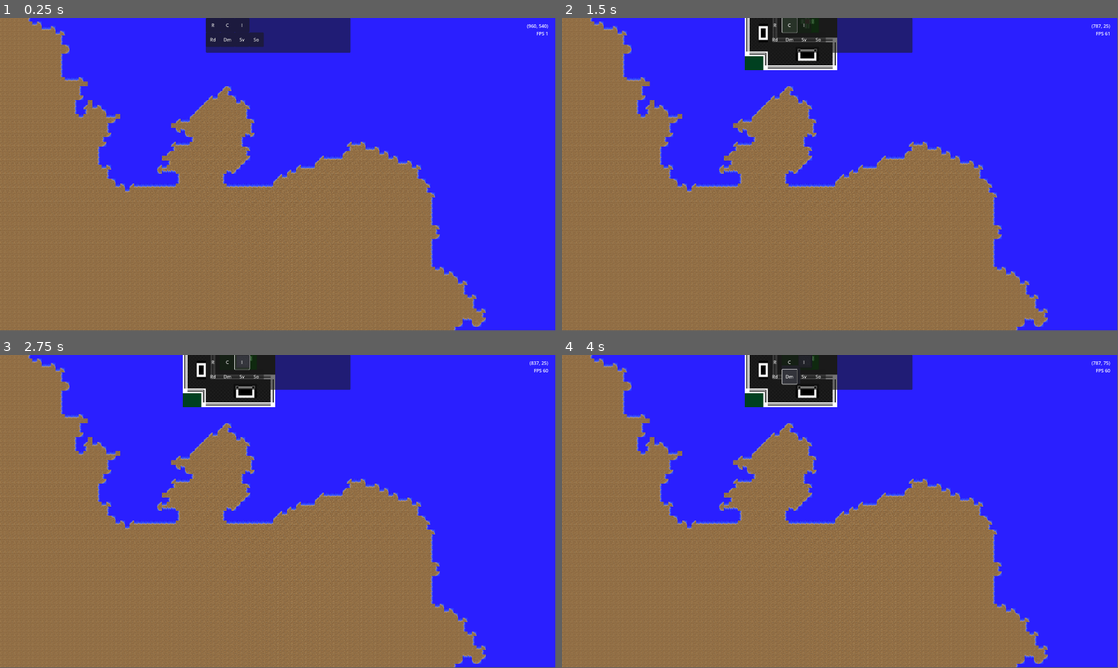
Above: before the commit, frames 1-4 (two rows, left to right).
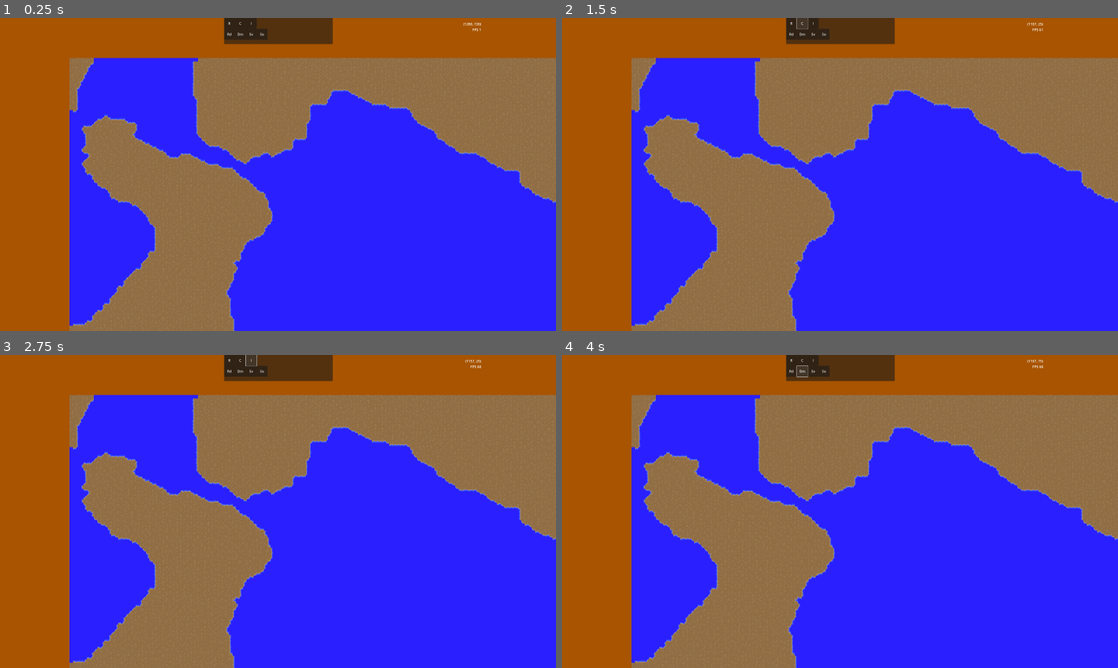
Above: after the commit, the same moments.

Repository: ahakkar/ACSIM
Game: Godot game, scene res://scenes/Main.tscn
The game is run twice, just before and just after one commit, with the same random seed, the same clock (stepped at 60 frames per second) and the same inputs.
Inputs:
- Up to frame 1 (0.25 s): no input
- Up to frame 2 (1.5 s): click "R" at 0.5 s; click "C" at 1.25 s
- Up to frame 3 (2.75 s): click "I" at 2 s
- Up to frame 4 (4 s): click "Rd" at 2.75 s; click "Dm" at 3.5 s
The window is 799x449 before the commit and 800x450 after it. Grey fills any space a smaller window leaves; there, only what the larger window draws over its background counts as a difference.

The runs differ from the first frame. In frame 1, 68% of the frame differs, in the area x 0-100%, y 0-100%; in frame 2, 68%; in frame 3, 68%; in frame 4, 68%.

Commit message:
refactor worldgen to class, make worldgen functional

Diff:
--- a/scenes/Main.tscn
+++ b/scenes/Main.tscn
@@ -462,7 +462,14 @@
 
 [sub_resource type="TileSetAtlasSource" id="TileSetAtlasSource_hwjm3"]
 texture = ExtResource("5_bqev6")
+0:0/next_alternative_id = 4
 0:0/0 = 0
+0:0/1 = 1
+0:0/1/flip_h = true
+0:0/2 = 2
+0:0/2/flip_v = true
+0:0/3 = 3
+0:0/3/transpose = true
 1:0/0 = 0
 2:0/0 = 0
 3:0/0 = 0
@@ -1514,7 +1521,6 @@
 offset_bottom = 256.0
 horizontal_alignment = 2
 
-[connection signal="set_camera_position" from="World" to="World/CameraZoom2D" method="_on_world_set_camera_position"]
 [connection signal="button_pressed" from="UILayer/Control" to="World" method="_on_control_button_pressed"]
 [connection signal="pressed" from="UILayer/Control/ConstructionPanel/button_residental" to="UILayer/Control" method="_on_button_residental_pressed"]
 [connection signal="pressed" from="UILayer/Control/ConstructionPanel/button_commercial" to="UILayer/Control" method="_on_button_commercial_pressed"]
--- a/scripts/Globals.gd
+++ b/scripts/Globals.gd
@@ -2,6 +2,16 @@
 # of a million files. So you can adjust them easily from one place if needed.
 
 extends Node
+
+enum {TILE_WATER, TILE_TERRAIN, TILE_FOREST, TILE_BOG}
+
+func are_coords_valid(value:int, bounds:Vector2i, errmsg:String) -> bool:
+	if bounds.x > value or value > bounds.y:
+		errmsg = errmsg % [value, bounds.x, bounds.y]
+		push_error(errmsg)
+		return false
+
+	return true
 
 var world_map: TileMap
 var map_image_size:Vector2i
--- a/scripts/Main.gd
+++ b/scripts/Main.gd
@@ -6,25 +6,28 @@
 # - Then click and drag to draw the lines of grey cubes.
 # - etc.
 
+class_name Main
 extends Node
 
 # The idea is for the user to be able to choose the map from GUI later
-var map_file_name: String = "res://maps/tampere_200px_crop.png"
+var map_filename: String = "res://maps/tampere_10x10km_1000px.png"
+var _world := World.new()
+var _world_generator := WorldGeneration.new()
 
 func _init():
 	DisplayServer.window_set_size(
-		Vector2i(Globals.DEFAULT_X_RES, Globals.DEFAULT_Y_RES)
+		#Vector2i(Globals.DEFAULT_X_RES, Globals.DEFAULT_Y_RES)
+		Vector2i(2560,1440)
 	)
 
 # Called when the node enters the scene tree for the first time.
 func _ready():
-	Globals.world_map = get_node("World")
-	if !Globals.world_map:
+	if !_world:
 		push_error(Globals.ERROR_MAKING_WORLD_INSTANCE)
 		quit_game()
 
 	# generate terrain. quit game if generation fails.
-	if !Globals.world_map.generate_terrain(map_file_name):
+	if !_world_generator.generate_world(map_filename):
 		push_error(Globals.ERROR_WHILE_GENERATING_MAP)
 		quit_game()
 
--- a/scripts/World.gd
+++ b/scripts/World.gd
@@ -1,12 +1,13 @@
+class_name World
 extends TileMap
-
-signal set_camera_position(pos:Vector2)
 
 var has_placeable_building: bool = false
 var building
 var building_type: String
 var scene
-var image:Image = Image.new()
+
+func _init():
+	Globals.world_map = self
 
 # Called when the node enters the scene tree for the first time.
 func _ready():
@@ -57,7 +58,7 @@
 	self.building_type = type
 
 	# create new building, in Building node it is attached to mouse cursor
-	var building_properties = get_building_properties()
+	#var building_properties = get_building_properties()
 	scene = load(Globals.SCENE_PATH + "Building.tscn")
 	building = scene.instantiate()
 	#building.set_cell(0, Vector2i(0,0), building_properties[0], building_properties[1], 0)
@@ -79,25 +80,17 @@
 func calculate_grid_coordinates(map_position: Vector2) -> Vector2:
 	return (map_position).floor()
 
-func are_coords_valid(value:int, bounds:Vector2i, errmsg:String) -> bool:
-	if bounds.x > value or value > bounds.y:
-		errmsg = errmsg % [value, bounds.x, bounds.y]
-		push_error(errmsg)
-		return false
-
-	return true
-
 func place_building_to_map():
 	var building_properties = get_building_properties()
 	var tile_on_mouse = local_to_map(get_global_mouse_position())
 
-	if !are_coords_valid(
+	if !Globals.are_coords_valid(
 		tile_on_mouse.y,
 		Vector2i(0, Globals.map_image_size.y),
 		Globals.ERROR_TILE_Y_COORDS_OUT_OF_BOUNDS
 	):
 		return false
-	elif !are_coords_valid(
+	elif !Globals.are_coords_valid(
 		tile_on_mouse.x,
 		Vector2i(0, Globals.map_image_size.x),
 		Globals.ERROR_TILE_X_COORDS_OUT_OF_BOUNDS
@@ -105,107 +98,3 @@
 		return false
 
 	set_cell(Globals.LAYER_BUILDINGS, tile_on_mouse, building_properties[0], building_properties[1], 0)
-
-func generate_terrain(filename) -> bool:
-	# Try to load the image which we used to place water & ground to world map
-	image = load(filename)
-	if image == null:
-		var errmsg = Globals.ERROR_FAILED_TO_LOAD_FILE
-		push_error(errmsg % filename)
-		return false
-
-	# Check if image is too small or too large
-	Globals.map_image_size = image.get_size()
-	if !validate_mapgen_params():
-		return false
-
-	generate_water_and_land()
-	generate_shorelines()
-
-	# center camera to world map
-	emit_signal(
-		"set_camera_position",
-		Vector2(Globals.map_image_size.x / 2.0 * Globals.TILE_SIZE_X,
-				Globals.map_image_size.y / 2.0 * Globals.TILE_SIZE_Y)
-	)
-	return true
-
-func validate_mapgen_params() -> bool:
-	if !are_coords_valid(
-		Globals.map_image_size.y,
-		Vector2i(Globals.MAP_MIN_HEIGHT, Globals.MAP_MAX_HEIGHT),
-		Globals.ERROR_IMAGE_HEIGHT_INCORRECT):
-		return false
-	elif !are_coords_valid(
-		Globals.map_image_size.x,
-		Vector2i(Globals.MAP_MIN_WIDTH, Globals.MAP_MAX_WIDTH),
-		Globals.ERROR_IMAGE_WIDTH_INCORRECT):
-		return false
-
-	# Try to load the world tilemap where we place the tiles
-	if (Globals.world_map == null):
-		var errmsg = Globals.ERROR_WORLD_TILEMAP_NODE_MISSING % Globals.WORLD_NODE
-		push_error(errmsg)
-		return false
-
-	return true
-
-func generate_water_and_land() -> void:
-	for x in Globals.map_image_size.x:
-		for y in Globals.map_image_size.y:
-			# layer | position coords | tilemap id | coords of the tile at tilemap | alternative tile
-			if image.get_pixel(x, y) == Globals.WATER_TILE_COLOR_IN_MAP_FILE:
-				Globals.world_map.set_cell(Globals.LAYER_TERRAIN, Vector2i(x, y), 2, Vector2i(15,5), 0)
-			else:
-				Globals.world_map.set_cell(Globals.LAYER_TERRAIN, Vector2i(x, y), 2, Vector2i(0,0), 0)
-
-func generate_shorelines() -> void:
-	# for testing avoid map borders to make it simpler to implement
-	var directions:Array = [
-		Vector2i(0,1),	# south
-		Vector2i(1,0),	# east
-		Vector2i(0,-1), # north
-		Vector2i(-1,0)  # west
-		]
-
-	for x in range(1, Globals.map_image_size.x-1):
-		for y in range(1, Globals.map_image_size.y-1):
-			# skip tiles with water
-			if image.get_pixel(x, y) == Globals.WATER_TILE_COLOR_IN_MAP_FILE:
-				continue
-
-			# now we are supposed to be inspecting a tile with land
-			# 1 = water 0 = land
-			var surrounding_water_tiles:Array = []
-
-			# determine which directions have water around the tile
-			for dir in directions:
-				if image.get_pixel(x+dir.x, y+dir.y) == Globals.WATER_TILE_COLOR_IN_MAP_FILE:
-					surrounding_water_tiles.append(1)
-					continue
-				surrounding_water_tiles.append(0)
-
-			var selected_tile:Vector2i = Vector2i(0,0)
-
-			match surrounding_water_tiles:
-				[1,1,0,0]: # south & east
-					selected_tile = Vector2i(19,0) # or 20
-				[0,1,1,0]: # north & east
-					selected_tile = Vector2i(15,0) # or 60
-				[0,0,1,1]: # north & west
-					selected_tile = Vector2i(11,0) # or 12
-				[1,0,0,1]: # south & west
-					selected_tile = Vector2i(7,0) # or 8
-				[0,0,0,1]: # water in west only
-					selected_tile = Vector2i(9,0) # or 10
-				[0,0,1,0]: # water in north only
-					selected_tile = Vector2i(13,0) # or 14
-				[0,1,0,0]: # water in east only
-					selected_tile = Vector2i(17,0) # or 18
-				[1,0,0,0]: # water in south only
-					selected_tile = Vector2i(5,0) # or 6
-				_: # otherwise skip drawing
-					continue
-
-			# layer | position coords | tilemap id | coords of the tile at tilemap | alternative tile
-			Globals.world_map.set_cell(Globals.LAYER_TERRAIN, Vector2i(x, y), 2, selected_tile, 0)
--- /dev/null
+++ b/scripts/WorldGeneration.gd
@@ -0,0 +1,215 @@
+class_name WorldGeneration
+extends RefCounted
+
+signal set_camera_position(pos:Vector2)
+
+var image:Image = Image.new()
+var map_tile_data:Array[Array] = [[]] # store map tile info to a 2d array
+var directions:Array = [
+	Vector2i(0,1),	# south
+	Vector2i(1,0),	# east
+	Vector2i(0,-1), # north
+	Vector2i(-1,0)  # west
+	]
+
+var count:int = 0
+
+func choose_randomly(list_of_entries:Array[int]) -> int:
+	return list_of_entries[randi() % list_of_entries.size()]
+
+#
+# Generates biomes, like forest and bog
+#
+func generate_biomes() -> void:
+	pass
+
+func generate_world(filename) -> bool:
+	# Try to load the image which we used to place water & ground to world map
+	image = load(filename)
+	if image == null:
+		var errmsg = Globals.ERROR_FAILED_TO_LOAD_FILE
+		push_error(errmsg % filename)
+		return false
+
+	# Check if image is too small or too large
+	Globals.map_image_size = image.get_size()
+	if !validate_mapgen_params():
+		return false
+
+	read_image_pixel_data()
+	smooth_land_features()
+	generate_biomes()
+	set_tilemap_tiles()
+	set_shorelines()
+	print(count)
+
+	# center camera to world map
+	emit_signal(
+		"set_camera_position",
+		Vector2(Globals.map_image_size.x / 2.0 * Globals.TILE_SIZE_X,
+				Globals.map_image_size.y / 2.0 * Globals.TILE_SIZE_Y)
+	)
+	return true
+
+func match_tile(surrounding_tiles) -> Vector2i:
+	match surrounding_tiles:
+		# 3 land tiles around water
+		[1,1,1,0]:
+			return Vector2i(0,0) # land tile
+		[1,1,0,1]:
+			return Vector2i(0,0) # land tile
+		[1,0,1,1]:
+			return Vector2i(0,0) # land tile
+		[0,1,1,1]:
+			return Vector2i(0,0) # land tile
+
+		# 2 land tiles around water
+		[1,1,0,0]: # south & east
+			return Vector2i(choose_randomly([11,12]),0)
+		[0,1,1,0]: # north & east
+			return Vector2i(choose_randomly([7,8]),0)
+		[0,0,1,1]: # north & west
+			return Vector2i(choose_randomly([19,20]),0)
+		[1,0,0,1]: # south & west
+			return Vector2i(choose_randomly([15,16]),0)
+
+		# 1 land tile around water
+		[0,0,0,1]: # west only
+			return Vector2i(choose_randomly([17,18]),0)
+		[0,0,1,0]: # north only
+			return Vector2i(choose_randomly([5,6]),0)
+		[0,1,0,0]: # east only
+			return Vector2i(choose_randomly([9,10]),0)
+		[1,0,0,0]: # south only
+			return Vector2i(choose_randomly([13,14]),0)
+
+		_: # otherwise skip drawing
+			return Vector2i(-1,-1)
+
+func read_image_pixel_data():
+	# initialize the array to have enough rows
+	map_tile_data.resize(Globals.map_image_size.y)
+
+	for y in Globals.map_image_size.y:
+		#initialize the row to have enough columns
+		map_tile_data[y].resize(Globals.map_image_size.y)
+
+		for x in Globals.map_image_size.x:
+			if image.get_pixel(x, y) == Globals.WATER_TILE_COLOR_IN_MAP_FILE:
+				map_tile_data[y][x] = Globals.TILE_WATER
+			else:
+				map_tile_data[y][x] = Globals.TILE_TERRAIN
+
+func set_shorelines() -> void:
+	# for testing avoid map borders to make it simpler to implement
+	for y in range(1, Globals.map_image_size.y-1):
+		for x in range(1, Globals.map_image_size.x-1):
+			# skip tiles with land
+			if map_tile_data[y][x] != Globals.TILE_WATER:
+				continue
+
+			# now we are supposed to be inspecting a tile with land
+			# 1 = water 0 = land
+			var surrounding_tiles:Array = []
+
+			# determine which directions have land around the tile
+			for dir in directions:
+				if map_tile_data[y+dir.y][x+dir.x] == Globals.TILE_TERRAIN:
+					surrounding_tiles.append(Globals.TILE_TERRAIN)
+					continue
+				surrounding_tiles.append(Globals.TILE_WATER)
+
+			var selected_tile = match_tile(surrounding_tiles)
+			if selected_tile.x == -1 or selected_tile.y == -1:
+				continue
+
+			# layer | position coords | tilemap id | coords of the tile at tilemap | alternative tile
+			Globals.world_map.set_cell(Globals.LAYER_TERRAIN, Vector2i(x, y), 2, selected_tile, 0)
+
+func set_tilemap_tiles() -> void:
+	for y in map_tile_data.size():
+		for x in map_tile_data[y].size():
+			# layer | position coords | tilemap id | coords of the tile at tilemap | alternative tile
+			# set water or ground
+			match map_tile_data[y][x]:
+				Globals.TILE_WATER:
+					Globals.world_map.set_cell(
+						Globals.LAYER_TERRAIN,
+						Vector2i(x, y),
+						2,
+						Vector2i(15,5),
+						0
+					)
+				Globals.TILE_TERRAIN:
+					Globals.world_map.set_cell(
+						Globals.LAYER_TERRAIN,
+						Vector2i(x, y),
+						2,
+						Vector2i(0,0),
+						choose_randomly([0,1,2,3])
+					)
+				_:  #default
+					pass
+
+# Fill water tiles, surrounded in 3-4 sides by land, with land.
+# Do it recursively with limit of n recursions!
+func smooth_land_features() -> void:
+	# for testing avoid map borders to make it simpler to implement
+	for y in range(1, Globals.map_image_size.y-1):
+		for x in range(1, Globals.map_image_size.x-1):
+			if map_tile_data[y][x] != Globals.TILE_WATER:
+				continue
+
+			smooth_recursively(Vector2i(x, y))
+
+func smooth_recursively(pos:Vector2i) -> void:
+	# now we are supposed to be inspecting a tile with land
+	# 1 = water 0 = land
+	var surrounding_tiles:Array = []
+	count += 1
+
+	# determine which directions have land around the tile
+	for dir in directions:
+		if map_tile_data[pos.y+dir.y][pos.x+dir.x] == Globals.TILE_TERRAIN:
+			surrounding_tiles.append(Globals.TILE_TERRAIN)
+		elif map_tile_data[pos.y+dir.y][pos.x+dir.x] == Globals.TILE_WATER:
+			surrounding_tiles.append(Globals.TILE_WATER)
+
+	match surrounding_tiles:
+		[1,1,1,0]: #west
+			map_tile_data[pos.y][pos.x] = Globals.TILE_TERRAIN
+			pos.x -= 1
+		[1,1,0,1]: #north
+			map_tile_data[pos.y][pos.x] = Globals.TILE_TERRAIN
+			pos.y -= 1
+		[1,0,1,1]: #east
+			map_tile_data[pos.y][pos.x] = Globals.TILE_TERRAIN
+			pos.x += 1
+		[0,1,1,1]: #south
+			map_tile_data[pos.y][pos.x] = Globals.TILE_TERRAIN
+			pos.y += 1
+		_:
+			return
+
+	smooth_recursively(pos)
+
+func validate_mapgen_params() -> bool:
+	if !Globals.are_coords_valid(
+		Globals.map_image_size.y,
+		Vector2i(Globals.MAP_MIN_HEIGHT, Globals.MAP_MAX_HEIGHT),
+		Globals.ERROR_IMAGE_HEIGHT_INCORRECT):
+		return false
+
+	elif !Globals.are_coords_valid(
+		Globals.map_image_size.x,
+		Vector2i(Globals.MAP_MIN_WIDTH, Globals.MAP_MAX_WIDTH),
+		Globals.ERROR_IMAGE_WIDTH_INCORRECT):
+		return false
+
+	# Try to load the world tilemap where we place the tiles
+	if (Globals.world_map == null):
+		var errmsg = Globals.ERROR_WORLD_TILEMAP_NODE_MISSING % Globals.WORLD_NODE
+		push_error(errmsg)
+		return false
+
+	return true
